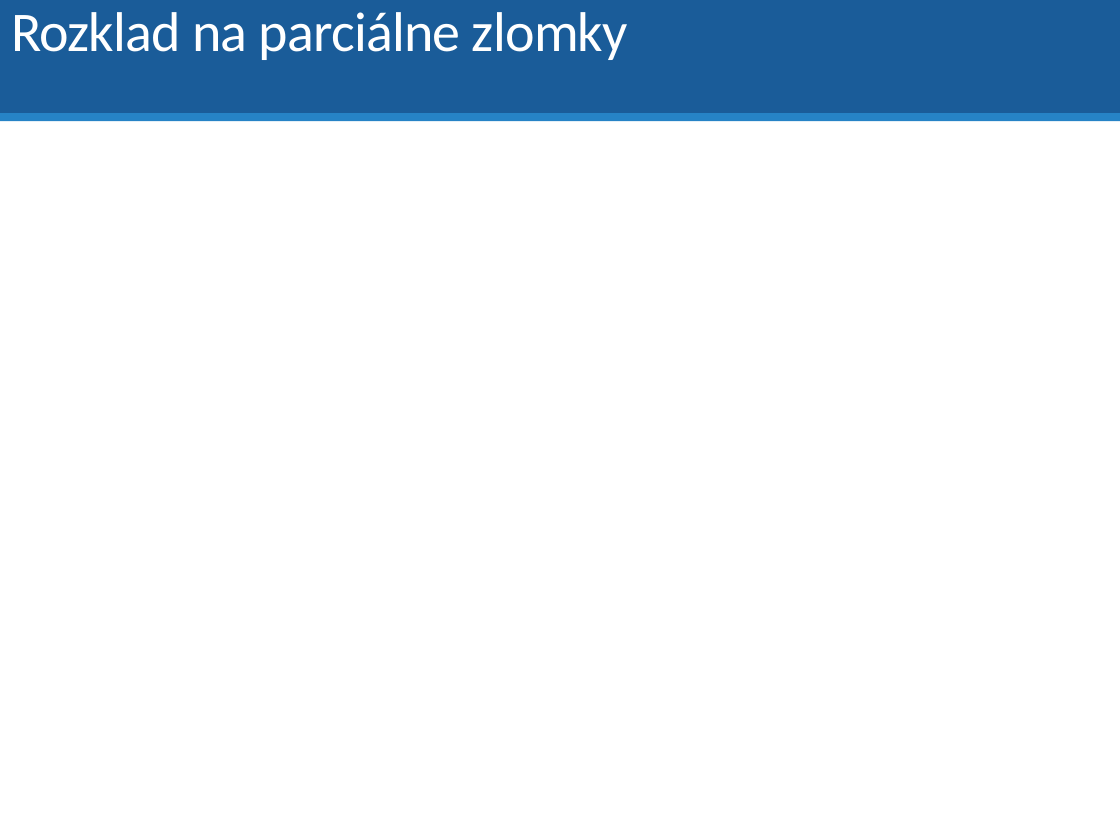
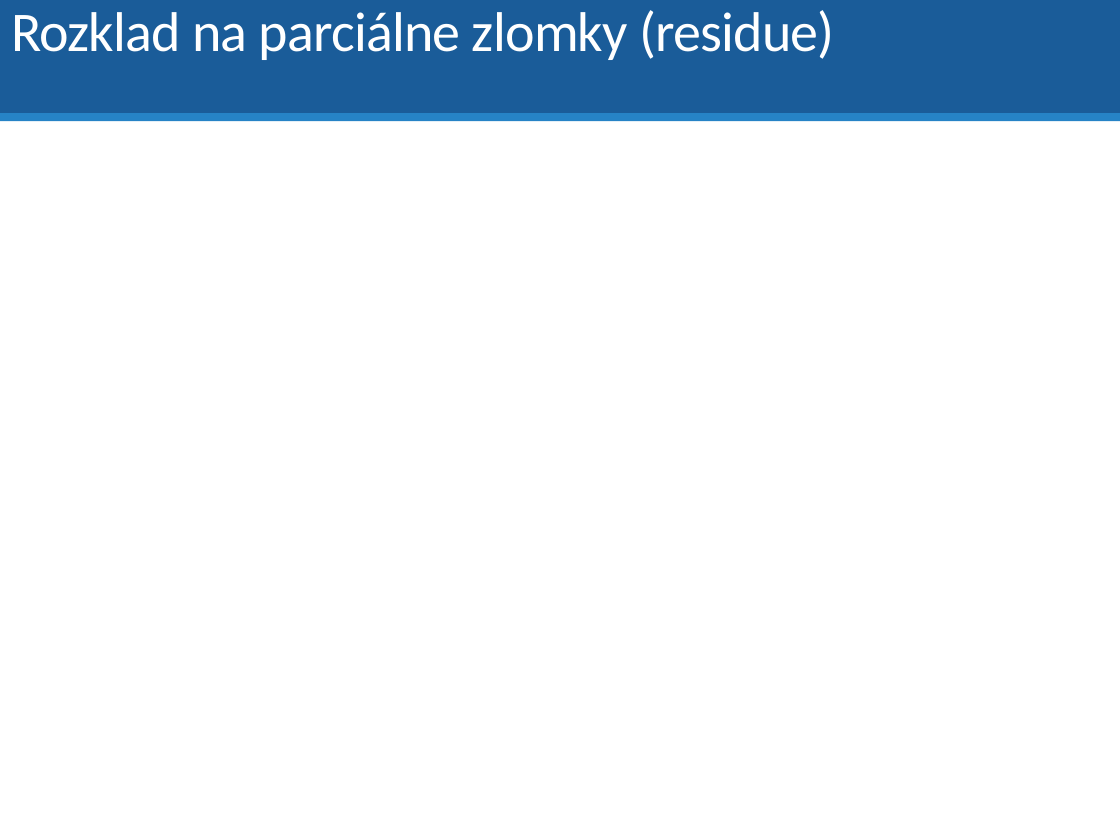
Before and after one commit to dodekm/TeamProjektKybernetika, a slide deck: slide 33 of Nove prednasky/P01_dynamika_dif_rovnice_LPT_prenosova_funkcia_modelovanie.pptx (slide 31 before the commit). Drawn at 1120x840 pixels with LibreOffice and Linux fonts; fonts in the diff are those of the drawing. Boxes give left, top, right and bottom in pixels: in the first picture for what was removed or moved away, otherwise in the second. Text is boxed around its words. In the diff, an @@ line names an element or a change of style, - is before the commit and + after.

```diff
--- a/Nove prednasky/P01_dynamika_dif_rovnice_LPT_prenosova_funkcia_modelovanie.pptx
+++ b/Nove prednasky/P01_dynamika_dif_rovnice_LPT_prenosova_funkcia_modelovanie.pptx
@@ title at box(11, 10, 835, 60): text changed @@
-Rozklad na parciálne zlomky
+Rozklad na parciálne zlomky (residue)
```
Also in this commit, not shown: 14 other slides changed, 6 slides added, 2 slides removed, 7 other files.
